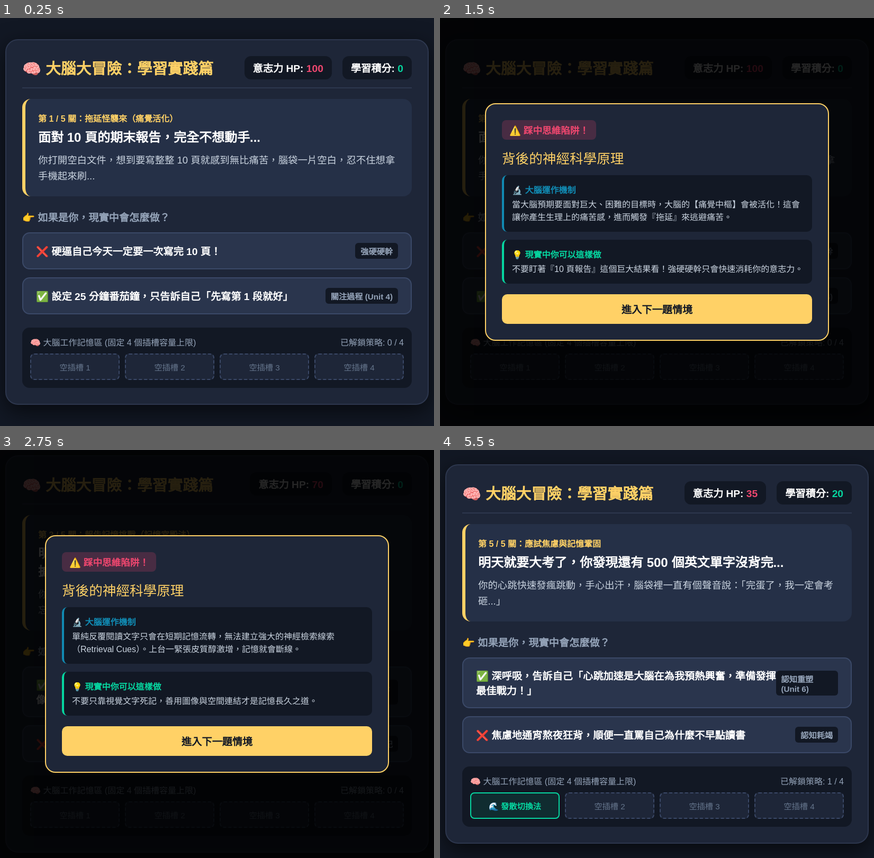
Above: before the commit, frames 1-4 (two rows, left to right).
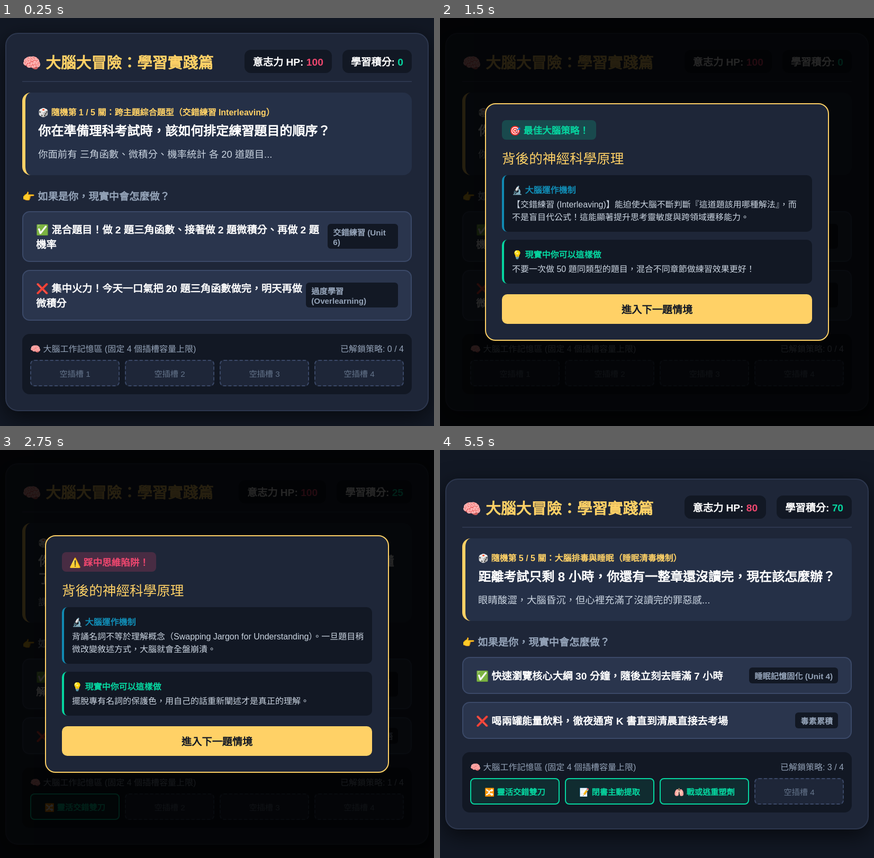
Above: after the commit, the same moments.

Repository: c111133314-collab/brain-game
Game: browser game, page index.html
Two runs of this game, one before a commit and one after it. Both use one fixed random seed, a clock stepped at 60 frames per second and the inputs below.
Inputs (mouse positions are in pixels of both pictures, inside the frame that each line leads up to):
- Up to frame 1 (0.25 s): no input
- Up to frame 2 (1.5 s): click (657, 238) at 1.27 s, where only the run after the commit has a clickable "✅ 混合題目！做 2 題三角函數、接著做 2 題微積分、再…"
- Up to frame 3 (2.75 s): click "進入下一題情境" at 1.87 s; click (217, 735) at 2.47 s, where only the run after the commit has a clickable "❌ 完整背下課本上的名詞定義，考試時直接原封不動照抄複製 …"
- Up to frame 4 (5.5 s): click "進入下一題情境" at 3.07 s; click "✅ 先放下筆！站起來去洗一把臉、聽首歌或散步 10 分鐘 …" (after the commit: "✅ 蓋上課本，拿出一張白紙，嘗試憑記憶寫出該章節的核心大綱…") at 3.67 s; click "進入下一題情境" at 4.27 s; click (657, 682) at 4.87 s, where only the run after the commit has a clickable "✅ 深呼吸，告訴自己「心跳加速是大腦在為我預熱興奮，準備發…"; click "進入下一題情境" at 5.47 s

The runs differ from the first frame. In frame 1, 18% of the frame differs, in the area x 1-99%, y 3-97%; in frame 2, 4.7%; in frame 3, 4.1%; in frame 4, 20%.

Commit message:
Update index.html

Diff:
--- a/index.html
+++ b/index.html
@@ -258,7 +258,7 @@
 
     <!-- 關卡情境描述 -->
     <div class="scenario-box">
-        <div class="scenario-tag" id="stage-tag">第 1 / 5 關：拖延怪襲來</div>
+        <div class="scenario-tag" id="stage-tag">🎲 隨機關卡抽樣中...</div>
         <div class="scenario-title" id="stage-title">載入中...</div>
         <div class="scenario-desc" id="stage-desc">載入中...</div>
     </div>
@@ -305,10 +305,10 @@
 </div>
 
 <script>
-    // 擴充後的 5 大關卡情境資料庫
-    const stages = [
-        {
-            tag: "第 1 關：拖延怪襲來（痛覺活化）",
+    // 包含 12 個對應 Coursera 課程概念的情境題庫
+    const scenarioPool = [
+        {
+            tag: "拖延怪襲來（痛覺活化）",
             title: "面對 10 頁的期末報告，完全不想動手...",
             desc: "你打開空白文件，想到要寫整整 10 頁就感到無比痛苦，腦袋一片空白，忍不住想拿手機起來刷...",
             options: [
@@ -334,7 +334,7 @@
             ]
         },
         {
-            tag: "第 2 關：報告記憶挑戰（記憶宮殿法）",
+            tag: "報告記憶挑戰（記憶宮殿法）",
             title: "明天要進行 15 分鐘無講稿簡報，必須背下 10 個核心要點與數據...",
             desc: "你看著密密麻麻的文字講稿，死記硬背了 5 遍，但順序還是經常搞混，一緊張就全忘了...",
             options: [
@@ -360,7 +360,7 @@
             ]
         },
         {
-            tag: "第 3 關：思維定勢 Boss（專注與發散模式切換）",
+            tag: "思維定勢 Boss（專注與發散模式切換）",
             title: "這道數學/程式題你已經算了 15 分鐘，越算越氣卻找不到答案...",
             desc: "你用了 3 種算術方法都算不出來，計算紙塗得滿滿的，頭開始微微發痛，覺得自己很笨...",
             options: [
@@ -386,7 +386,7 @@
             ]
         },
         {
-            tag: "第 4 關：複習檢測陷阱（能力錯覺 vs 主動回想）",
+            tag: "複習檢測陷阱（能力錯覺 vs 主動回想）",
             title: "讀完一章厚厚的課本後，你想確認自己到底學會了多少...",
             desc: "課本上畫滿了各式彩色的螢光筆劃線，每個段落看起來都相當熟悉...",
             options: [
@@ -412,7 +412,7 @@
             ]
         },
         {
-            tag: "第 5 關：應試焦慮與記憶鞏固",
+            tag: "應試焦慮與記憶鞏固（認知重塑）",
             title: "明天就要大考了，你發現還有 500 個英文單字沒背完...",
             desc: "你的心跳快速發瘋跳動，手心出汗，腦袋裡一直有個聲音說：「完蛋了，我一定會考砸...」",
             options: [
@@ -422,6 +422,7 @@
                     isCorrect: true,
                     hpChange: 0,
                     scoreChange: 20,
+                    unlockedSkill: "🫁 戰或逃重塑劑",
                     science: "這是在重新詮釋【戰或逃 (Fight-or-Flight)】生理反應！心跳加速與身體發抖只是皮質醇與腎上腺素分泌，將其解讀為『興奮戰備』能保護工作記憶插槽不被焦慮佔據。",
                     practice: "考前做 3 次腹式呼吸，告訴自己：『這不是害怕，是我的大腦正在進入極限戰鬥模式！』"
                 },
@@ -433,6 +434,186 @@
                     scoreChange: 0,
                     science: "熬夜會讓腦中積聚大量毒素，工作記憶插槽從 4 個縮減到只剩 1 個！就算背進去，明天考試也會因為大腦運轉過熱而全面失憶。",
                     practice: "寧可複習核心重點後好好睡覺，睡眠時大腦才會把短期記憶轉化為長期組塊。"
+                }
+            ]
+        },
+        {
+            tag: "跨主題綜合題型（交錯練習 Interleaving）",
+            title: "你在準備理科考試時，該如何排定練習題目的順序？",
+            desc: "你面前有 三角函數、微積分、機率統計 各 20 道題目...",
+            options: [
+                {
+                    text: "✅ 混合題目！做 2 題三角函數、接著做 2 題微積分、再做 2 題機率",
+                    tag: "交錯練習 (Unit 6)",
+                    isCorrect: true,
+                    hpChange: +5,
+                    scoreChange: 25,
+                    unlockedSkill: "🔀 靈活交錯雙刀",
+                    science: "【交錯練習 (Interleaving)】能迫使大腦不斷判斷『這道題該用哪種解法』，而不是盲目代公式！這能顯著提升思考靈敏度與跨領域遷移能力。",
+                    practice: "不要一次做 50 題同類型的題目，混合不同章節做練習效果更好！"
+                },
+                {
+                    text: "❌ 集中火力！今天一口氣把 20 題三角函數做完，明天再做微積分",
+                    tag: "過度學習 (Overlearning)",
+                    isCorrect: false,
+                    hpChange: -15,
+                    scoreChange: 0,
+                    science: "單一題型連續做太多次會進入【過度學習 (Overlearning)】，大腦陷入自動駕駛狀態，無法培養在考場上辨識『何時該用何種解法』的能力。",
+                    practice: "重複做已經熟悉的題型只是獲得虛假的成就感，無法提升實力。"
+                }
+            ]
+        },
+        {
+            tag: "觀念理解測試（費曼技巧 Feynman Technique）",
+            title: "你剛學完一個非常抽象的神經科學理論，想確認自己是否真的懂了...",
+            desc: "課本上的專有名詞非常繁複，你感到腦袋有點昏沉...",
+            options: [
+                {
+                    text: "✅ 嘗試用最簡單的白話文與生活比喻，向完全不懂這主題的朋友解釋一遍",
+                    tag: "費曼技巧 (Unit 5)",
+                    isCorrect: true,
+                    hpChange: 0,
+                    scoreChange: 25,
+                    unlockedSkill: "🗣️ 費曼極簡轉譯",
+                    science: "【費曼技巧 (Feynman Technique)】要求你拋棄專業術語！當你能用小學生都聽得懂的比喻表達時，代表你已經建立好清晰強壯的神經組塊（Chunk）。",
+                    practice: "學習完新觀念後，問自己：「我能用 3 句話解釋給阿嬤聽嗎？」"
+                },
+                {
+                    text: "❌ 完整背下課本上的名詞定義，考試時直接原封不動照抄複製",
+                    tag: "死記術語",
+                    isCorrect: false,
+                    hpChange: -20,
+                    scoreChange: 0,
+                    science: "背誦名詞不等於理解概念（Swapping Jargon for Understanding）。一旦題目稍微改變敘述方式，大腦就會全盤崩潰。",
+                    practice: "擺脫專有名詞的保護色，用自己的話重新闡述才是真正的理解。"
+                }
+            ]
+        },
+        {
+            tag: "考場答題策略（先難後易法則）",
+            title: "拿到期末考卷，看到第一大題就是佔分 30 分的超級魔王難題...",
+            desc: "你發現第一時間竟然毫無頭緒，心跳開始加速...",
+            options: [
+                {
+                    text: "✅ 認真讀題並思考 1 分鐘，確認卡關後立刻跳過，先寫後面的簡單選擇題",
+                    tag: "先難後易 (Unit 6)",
+                    isCorrect: true,
+                    hpChange: 0,
+                    scoreChange: 25,
+                    unlockedSkill: "🎯 先難後易戰術",
+                    science: "【先難後易法則 (Hard-Start-Jump-to-Easy)】！先讀難題能向大腦發出信號，啟動『背景發散模式』運算；隨後寫簡單題能建立信心，等你回頭時難題常已有新靈感！",
+                    practice: "考場上不要跟難題硬幹！先『觸發』難題，再『跳開』寫簡單題。"
+                },
+                {
+                    text: "❌ 跟它死磕！按順序來，不把第一大題解開絕對不往後寫！",
+                    tag: "順序死磕",
+                    isCorrect: false,
+                    hpChange: -30,
+                    scoreChange: 0,
+                    science: "按順序死磕會浪費寶貴時間，並引發極大焦慮，佔據你僅有的 4 個工作記憶插槽，最後連後面的簡單題都沒時間寫。",
+                    practice: "考卷不是用來按順序寫的，策略性跳題才是高效應試關鍵。"
+                }
+            ]
+        },
+        {
+            tag: "壞習慣重塑（殭屍模式四要素）",
+            title: "你每次一坐到書桌前準備讀書，手就會自動伸去拿手機刷社群...",
+            desc: "你深感自責，覺得自己是一個完全沒有自律能力的人...",
+            options: [
+                {
+                    text: "✅ 改變「線索」與「獎勵」：把手機放到隔壁房間，專注 25 分鐘後獎勵自己喝杯咖啡",
+                    tag: "習慣四要素 (Unit 4)",
+                    isCorrect: true,
+                    hpChange: +10,
+                    scoreChange: 20,
+                    unlockedSkill: "🧟 殭屍習慣重構",
+                    science: "習慣（殭屍模式）由【線索、慣例、獎勵、信念】構成！單靠意志力無法對抗線索，直接從環境上『移除線索』並設定『明確獎勵』是最有效重塑習慣的方法。",
+                    practice: "不要考驗自己的意志力！直接把干擾源放去視線看不到的地方。"
+                },
+                {
+                    text: "❌ 把手機放在桌上，發毒誓憑意志力死死忍住不碰它",
+                    tag: "意志力對決",
+                    isCorrect: false,
+                    hpChange: -25,
+                    scoreChange: 0,
+                    science: "前額葉皮質的意志力是極其有限的資源！每次看到手機在眼前，大腦都在消耗精力抗拒誘惑，讀書效率大打折扣。",
+                    practice: "自律的本質不是忍受誘惑，而是優化環境。"
+                }
+            ]
+        },
+        {
+            tag: "大腦排毒與睡眠（睡眠清毒機制）",
+            title: "距離考試只剩 8 小時，你還有一整章還沒讀完，現在該怎麼辦？",
+            desc: "眼睛酸澀，大腦昏沉，但心裡充滿了沒讀完的罪惡感...",
+            options: [
+                {
+                    text: "✅ 快速瀏覽核心大綱 30 分鐘，隨後立刻去睡滿 7 小時",
+                    tag: "睡眠記憶固化 (Unit 4)",
+                    isCorrect: true,
+                    hpChange: +20,
+                    scoreChange: 20,
+                    science: "睡眠時大腦細胞會收縮 60%，【腦脊髓液】會沖洗掉白天累積的神經毒素！且睡眠是大腦將短期記憶轉化為長期神經組塊（Chunking）的唯一時間。",
+                    practice: "熬夜讀書就像開著油箱混有糖粒的賽車！睡飽才是最高效的複習。"
+                },
+                {
+                    text: "❌ 喝兩罐能量飲料，徹夜通宵 K 書直到清晨直接去考場",
+                    tag: "毒素累積",
+                    isCorrect: false,
+                    hpChange: -45,
+                    scoreChange: 0,
+                    science: "剝奪睡眠會使神經毒素大量堆積，大腦反應速度降低 40%，工作記憶大幅縮水，考場上極易出現『腦袋一片空白』的失憶現象。",
+                    practice: "寧可少讀一點也要睡飽，好的大腦狀態比死記硬背更重要。"
+                }
+            ]
+        },
+        {
+            tag: "突破學習瓶頸（神經可塑性與運動增益）",
+            title: "連續讀書 3 天後，你感到學習效率嚴重停滯，新知識完全進不去...",
+            desc: "你坐在書桌前盯著課本發呆，覺得大腦像一塊乾掉的吸水海綿...",
+            options: [
+                {
+                    text: "✅ 穿上慢跑鞋，出門進行 20 分鐘快走或慢跑有氧運動",
+                    tag: "神經可塑性 (Unit 1 & 6)",
+                    isCorrect: true,
+                    hpChange: +15,
+                    scoreChange: 20,
+                    science: "有氧運動能刺激大腦分泌【BDNF (腦衍生神經滋養因子)】！研究證實運動能促進海馬迴產生新的神經元，顯著提升大腦的神經可塑性與學習吸收率。",
+                    practice: "卡關時最好的充電方式不是看電視發呆，而是出門讓心跳加速流汗！"
+                },
+                {
+                    text: "❌ 繼續趴在書桌上硬撐，滑手機發呆耗掉一下午",
+                    tag: "無效耗能",
+                    isCorrect: false,
+                    hpChange: -20,
+                    scoreChange: 0,
+                    science: "久坐不動會減少腦部血流量與氧氣供應，大腦會進入低能耗運作模式，無法建立任何新的神經連結。",
+                    practice: "動起來才能活化大腦，運動是學習不可或缺的加速器。"
+                }
+            ]
+        },
+        {
+            tag: "打造知識庫（組塊化 Chunking 步驟）",
+            title: "面對全新且複雜的跨領域學科（如：程式語言或經濟學），該如何入門？",
+            desc: "無數零碎的語法或公式讓你感到頭昏眼花，無所適從...",
+            options: [
+                {
+                    text: "✅ 遵循組塊三步驟：專注細節 ➔ 理解整體大意 ➔ 掌握使用脈絡（何時用/何時不用）",
+                    tag: "組塊化 Chunking (Unit 3)",
+                    isCorrect: true,
+                    hpChange: 0,
+                    scoreChange: 25,
+                    unlockedSkill: "🧩 組塊大師連結",
+                    science: "【組塊 (Chunk)】是將碎片資訊打包成意義線索！掌握背景脈絡（Context）能讓你知道何時該調用該組塊，形成強大的知識網絡。",
+                    practice: "不要只記孤立的公式，一定要了解這個公式是用來解決什麼現實問題的！"
+                },
+                {
+                    text: "❌ 死背每一行細節與公式，不管它們之間的關聯與用途",
+                    tag: "零碎記憶",
+                    isCorrect: false,
+                    hpChange: -20,
+                    scoreChange: 0,
+                    science: "沒有建立組塊的記憶就像沒有分類的檔案庫，不僅極占工作記憶空間，在需要使用時大腦也完全搜尋不到。",
+                    practice: "學習要『先看森林，再看樹木』，先掌握架構再填充細節。"
                 }
             ]
         }
@@ -442,10 +623,31 @@
     let hp = 100;
     let score = 0;
     let unlockedSkills = [];
+    let activeStages = [];
+
+    // 洗牌演算法（Fisher-Yates Shuffle）
+    function shuffleArray(array) {
+        const arr = [...array];
+        for (let i = arr.length - 1; i > 0; i--) {
+            const j = Math.floor(Math.random() * (i + 1));
+            [arr[i], arr[j]] = [arr[j], arr[i]];
+        }
+        return arr;
+    }
+
+    // 初始化遊戲關卡（隨機從 12 個題庫抽出 5 關）
+    function initGame() {
+        activeStages = shuffleArray(scenarioPool).slice(0, 5);
+        currentStageIndex = 0;
+        hp = 100;
+        score = 0;
+        unlockedSkills = [];
+        renderStage();
+    }
 
     function renderStage() {
-        const stage = stages[currentStageIndex];
-        document.getElementById("stage-tag").innerText = `第 ${currentStageIndex + 1} / ${stages.length} 關：${stage.tag.split('：')[1] || stage.tag}`;
+        const stage = activeStages[currentStageIndex];
+        document.getElementById("stage-tag").innerText = `🎲 隨機第 ${currentStageIndex + 1} / 5 關：${stage.tag}`;
         document.getElementById("stage-title").innerText = stage.title;
         document.getElementById("stage-desc").innerText = stage.desc;
 
@@ -516,7 +718,7 @@
         document.getElementById("result-modal").style.display = "none";
         currentStageIndex++;
 
-        if (currentStageIndex >= stages.length || hp <= 0) {
+        if (currentStageIndex >= activeStages.length || hp <= 0) {
             showEndGame();
         } else {
             renderStage();
@@ -526,14 +728,14 @@
     function showEndGame() {
         const finalMessage = hp <= 0
             ? `💥 意志力耗盡！大腦燃燒過度陷入癱瘓... \n\n最終積分：${score} 分\n建議立刻去睡個覺讓大腦排毒！`
-            : `🎉 恭喜通關！全拿 ${score} 高分！\n\n剩餘意志力 HP：${hp}\n你已經順利解鎖並掌握了大腦神經科學的 4 大核心自學策略！`;
+            : `🎉 恭喜通關！全拿 ${score} 分高分！\n\n剩餘意志力 HP：${hp}\n你已經順利解鎖並掌握了大腦神經科學的 4 大核心自學策略！`;
 
         alert(finalMessage);
-        location.reload();
+        initGame(); // 重新洗牌開新局
     }
 
-    // 初始化
-    renderStage();
+    // 初始化啟動
+    initGame();
 </script>
 
 </body>
